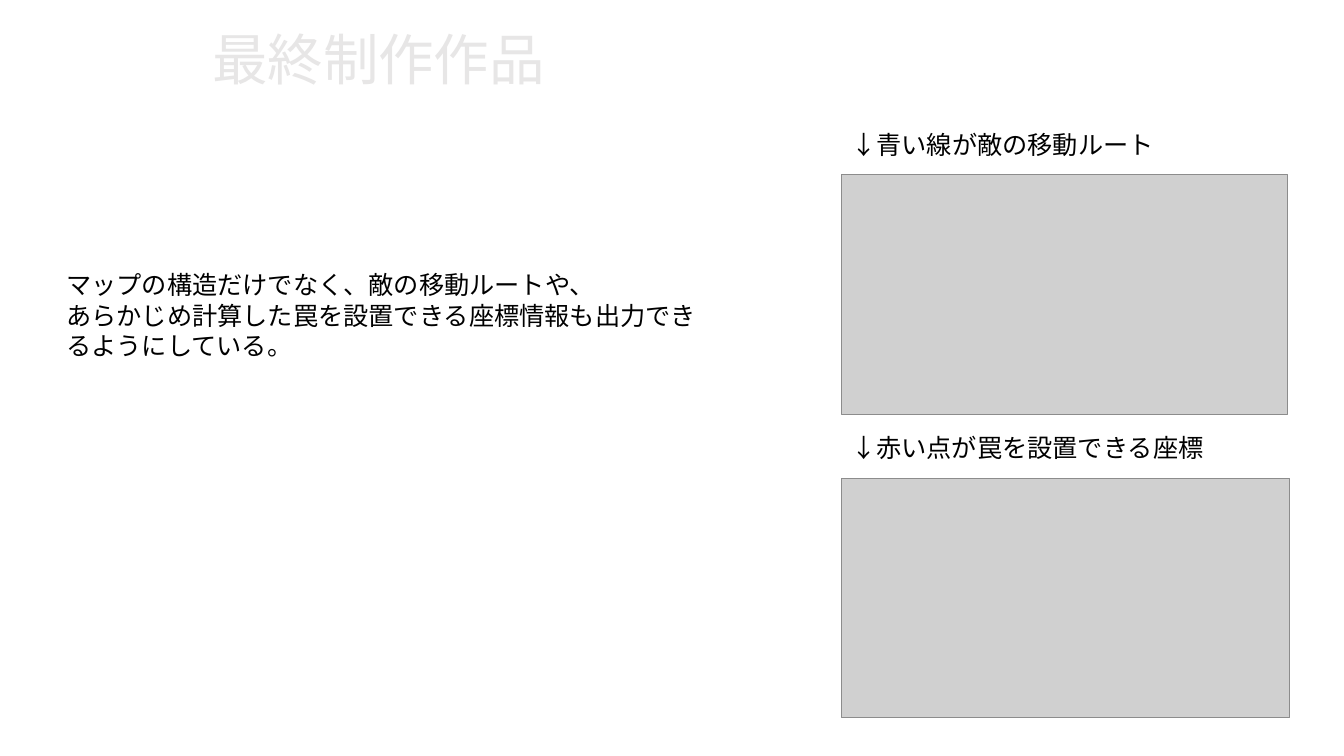
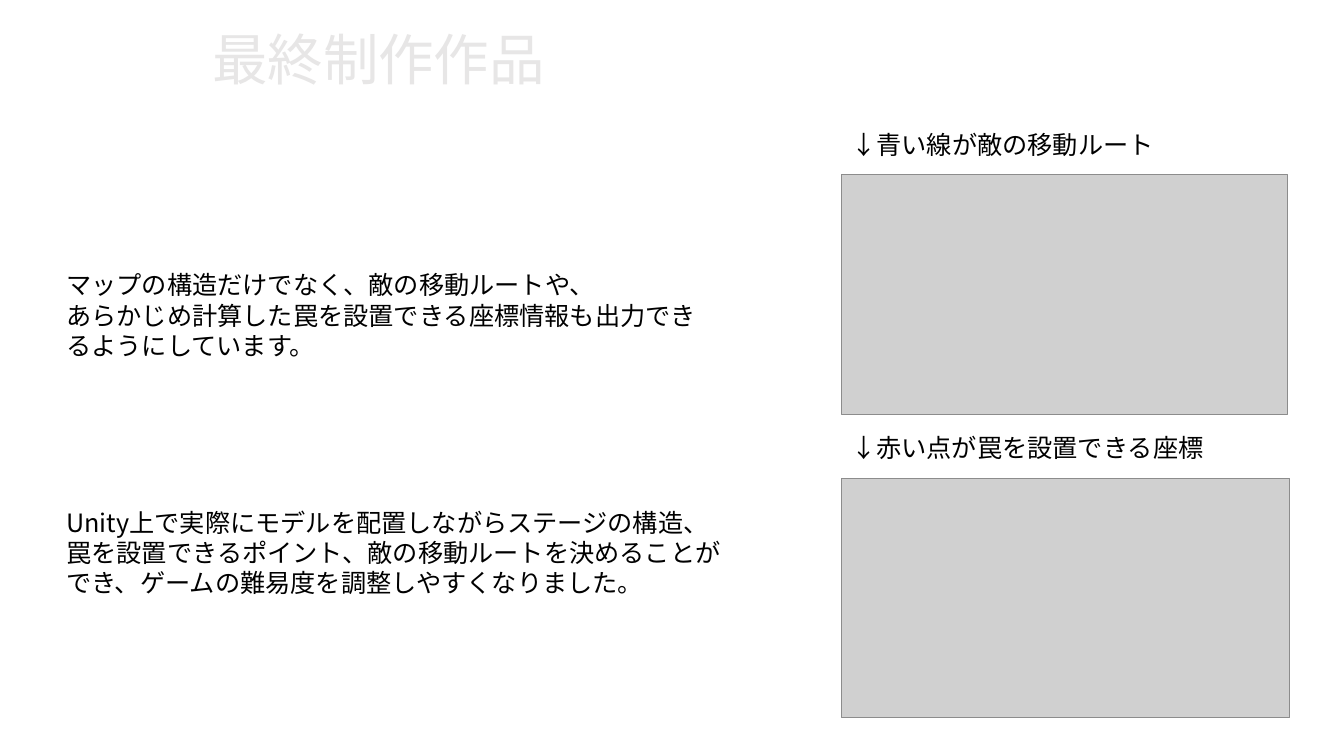
Before and after one commit to nkd10121/EmploymentWorks, a slide deck: slide 6 of プレゼンテーション1.pptx. Drawn at 1344x756 pixels with LibreOffice and Linux fonts; fonts in the diff are those of the drawing; grey boxes stand for pictures; background and template pictures are left out. Boxes give left, top, right and bottom in pixels: in the first picture for what was removed or moved away, otherwise in the second. Text is boxed around its words. In the diff, an @@ line names an element or a change of style, - is before the commit and + after.

```diff
--- a/プレゼンテーション1.pptx
+++ b/プレゼンテーション1.pptx
@@ text at [66, 303, 695, 357]: text changed @@
-あらかじめ計算した罠を設置できる座標情報も出力できるようにしている。
+あらかじめ計算した罠を設置できる座標情報も出力できるようにしています。
@@ text added at [66, 510, 720, 594], 18 pt, text #000000 @@
+Unity上で実際にモデルを配置しながらステージの構造、罠を設置できるポイント、敵の移動ルートを決めることができ、ゲームの難易度を調整しやすくなりました。
```
Also in this commit, not shown: 2 other slides changed, 1 slide removed, 1 other file.
